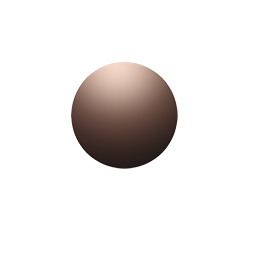
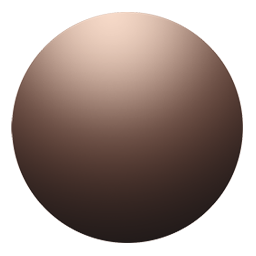
Before/after of a 256px x 256px layered artwork. What changed in the layer stack:
painted on "Layer 1" over (x1=11, y1=12, x2=243, y2=243)
